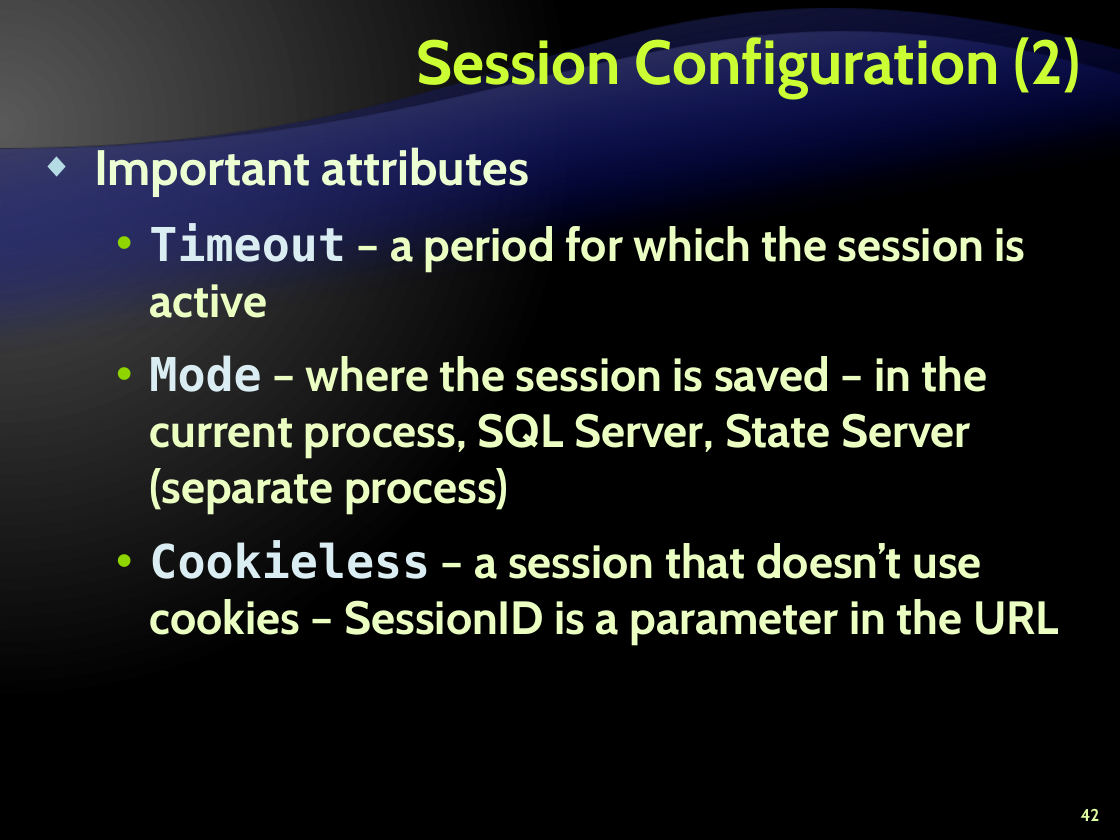
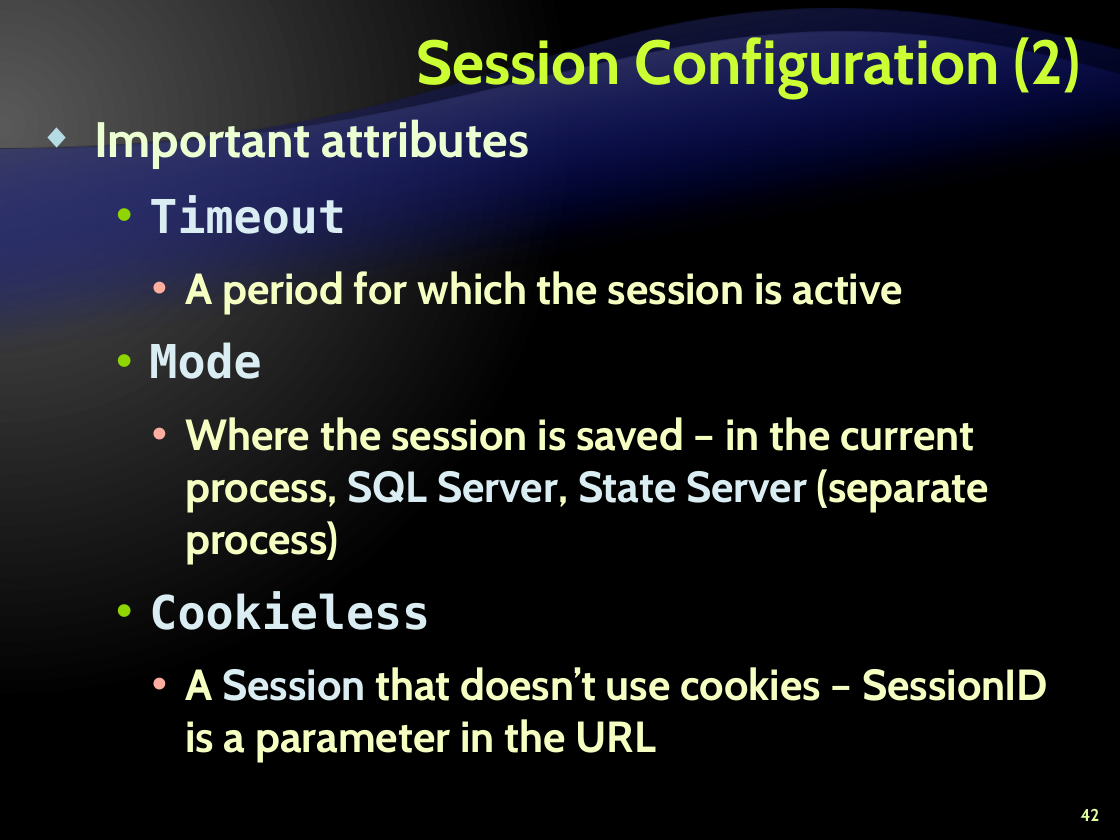
Before and after one commit to Graveheart/aspnetcourse, a slide deck: slide 42 of 2010/lectures/10. ASP.NET-State-Management.pptx. Drawn at 1120x840 pixels with LibreOffice and Linux fonts; fonts in the diff are those of the drawing; background and template pictures are left out. Boxes give left, top, right and bottom in pixels: in the first picture for what was removed or moved away, otherwise in the second. Text is boxed around its words. In the diff, an @@ line names an element or a change of style, - is before the commit and + after.

```diff
--- a/2010/lectures/10. ASP.NET-State-Management.pptx
+++ b/2010/lectures/10. ASP.NET-State-Management.pptx
@@ text "Important attributes": place and size @@
-text "Important attributes" at [94, 147, 1059, 646]
+text "Important attributes" at [94, 116, 1048, 763]
@@ text at [149, 195, 1048, 763]: text changed; size 30 to 28 pt; text colour #EBFFC2 to #F5FFC2 @@
-  • Timeout – a period for which the session is active
-  • Mode – where the session is saved – in the current process, SQL Server, State Server (separate process)
-  • Cookieless – a session that doesn’t use cookies – SessionID is a parameter in the URL
+  • Timeout
+    • A period for which the session is active
+  • Mode
+    • Where the session is saved – in the current process, SQL Server, State Server (separate process)
+  • Cookieless
+    • A Session that doesn’t use cookies – SessionID is a parameter in the URL
```
Also in this commit, not shown: 10 other slides changed, 1 other file.
